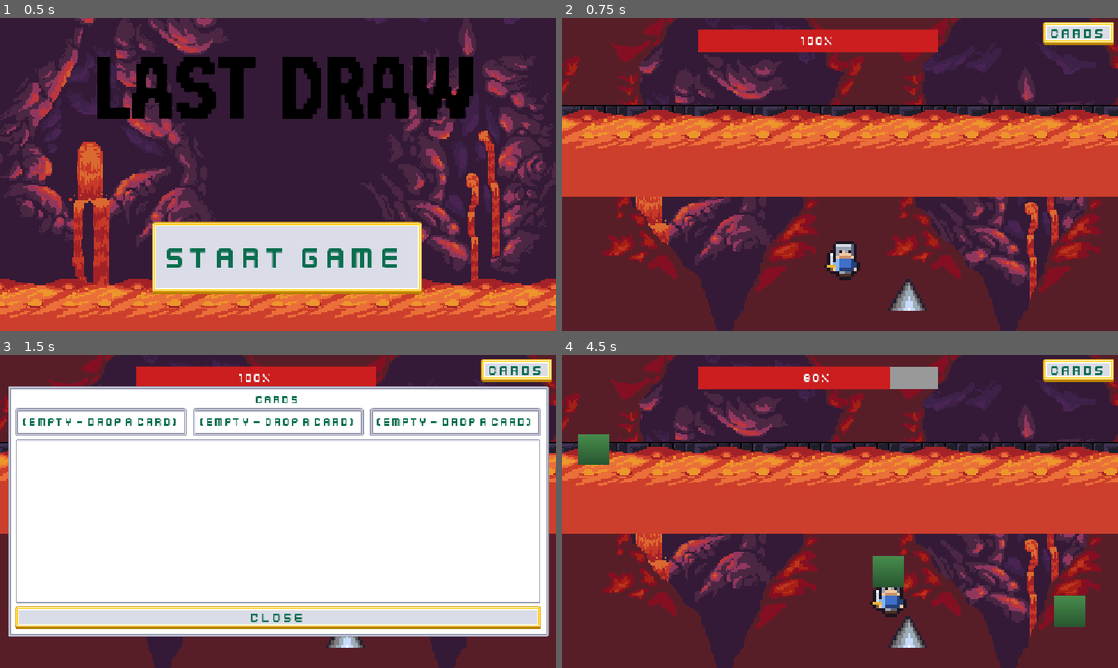
Above: before the commit, frames 1-4 (two rows, left to right).
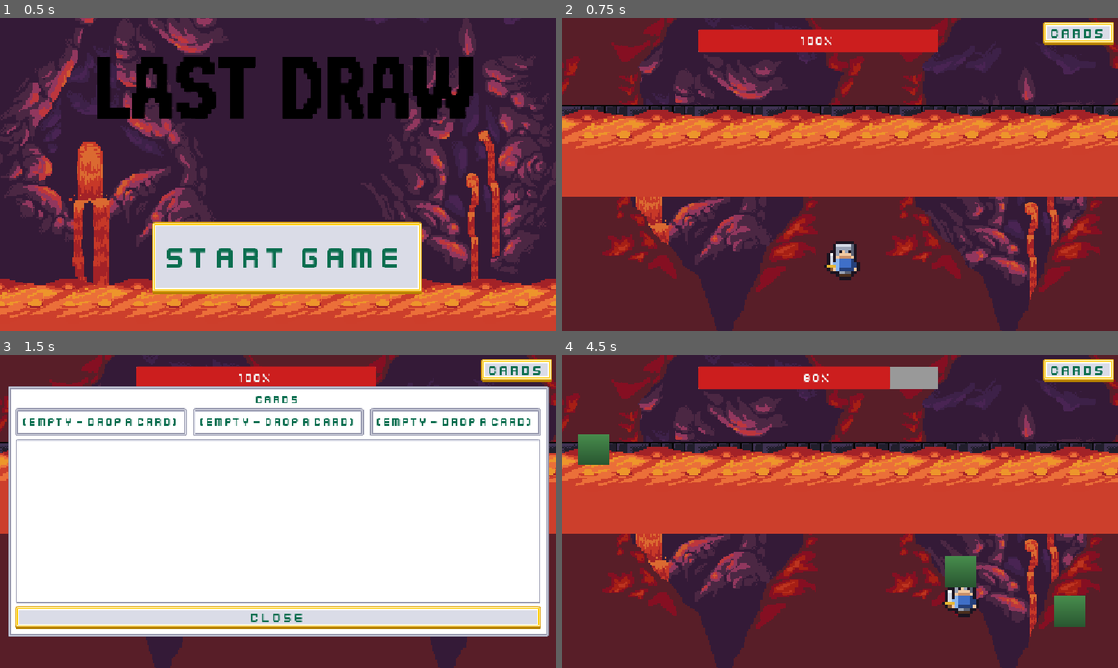
Above: after the commit, the same moments.

Repository: BillNyeFan123-creator/rebound
Game: Godot game, scene res://start_screen.tscn
The game is run twice, just before and just after one commit, with the same random seed, the same clock (stepped at 60 frames per second) and the same inputs.
Inputs (mouse positions are in pixels of both pictures, inside the frame that each line leads up to):
- Up to frame 1 (0.5 s): no input
- Up to frame 2 (0.75 s): click "Start Game" at 0.5 s
- Up to frame 3 (1.5 s): click "Cards" at 1.25 s
- Up to frame 4 (4.5 s): tap Enter at 2 s; move the mouse to (962, 495) at 2.02 s; hold D (move_right) 2.03-2.78 s; tap X (attack) at 2.1, 3.6 s; tap W (jump) at 2.27, 3.02 s; move the mouse to (728, 527) at 2.77 s; hold A (move_left) 2.78-3.53 s; tap Shift (dash) at 2.85, 4.35 s; move the mouse to (895, 442) at 3.52 s; hold D (move_right) from 3.53 s (still down); move the mouse to (812, 574) at 4.27 s

Frame 1 is identical in both runs. In frame 2, 0.4% of the frame differs, in the area x 58-66%, y 83-94%; in frame 3, 0.2%; in frame 4, 2.5%, in the area x 55-75%, y 64-94%.
Error in both runs: Invalid assignment of property or key 'texture' with value of type 'CompressedTexture2D' on a base object of type 'AnimatedSprite2D (Vfx)'. (res://scripts/aren…

Commit message:
Remove spike obstacle from arena

Diff:
--- a/Level.tscn
+++ b/Level.tscn
@@ -5,7 +5,6 @@
 [ext_resource type="Texture2D" uid="uid://covjq5dkg8058" path="res://assets/Backgrounds/Lava/background.png" id="1_bg"]
 [ext_resource type="Texture2D" uid="uid://uo8xcayubcpn" path="res://assets/Backgrounds/Tilesetv3.png" id="1_q4iis"]
 [ext_resource type="Texture2D" uid="uid://cprb4twv05sps" path="res://assets/Backgrounds/Lava/middle-rocks.png" id="2_rocks"]
-[ext_resource type="PackedScene" uid="uid://bjfgqwmwvxngu" path="res://scenes/Obstacle.tscn" id="2_t7iv1"]
 [ext_resource type="PackedScene" path="res://scenes/CardsUI.tscn" id="3_cardsui"]
 [ext_resource type="Texture2D" uid="uid://mijwfcrkyma8" path="res://assets/Backgrounds/Lava/lava-tile.png" id="3_lava"]
 [ext_resource type="Script" uid="uid://bq4jyhm7e1q5w" path="res://scripts/arena/WaveManager.gd" id="4_waves"]
@@ -72,9 +71,6 @@
 texture = ExtResource("3_lava")
 stretch_mode = 1
 
-[node name="Obstacle" parent="." unique_id=1860555685 groups=["obstacle"] instance=ExtResource("2_t7iv1")]
-position = Vector2(653, 520)
-
 [node name="bgmusic" type="AudioStreamPlayer" parent="." unique_id=462253595]
 stream = ExtResource("4_wkftn")
 autoplay = true
